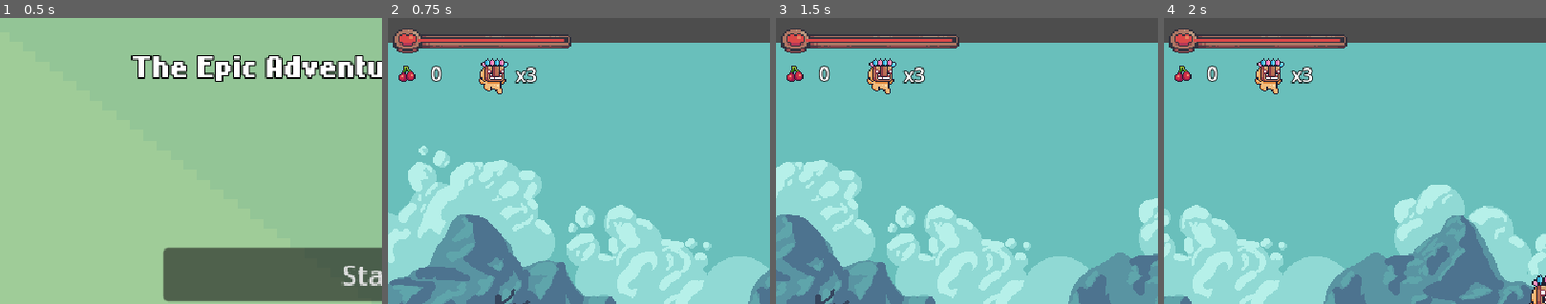
Above: before the commit, frames 1-4 (left to right).
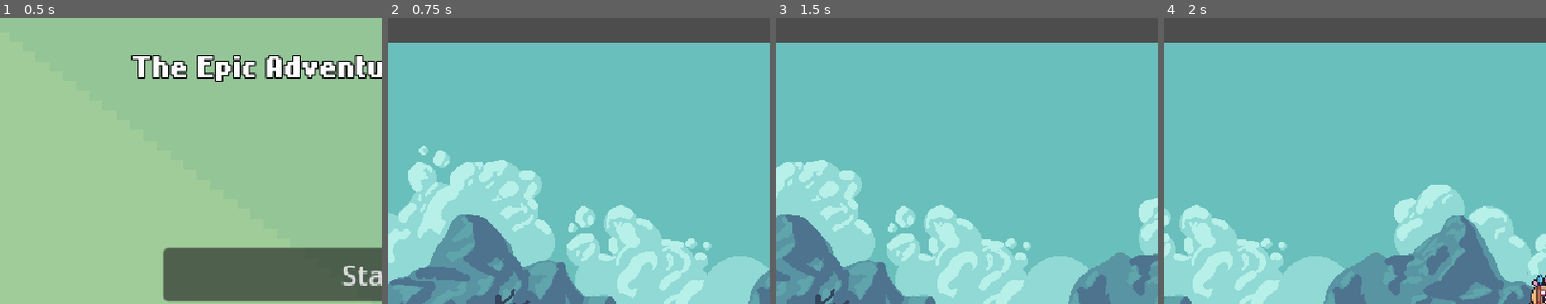
Above: after the commit, the same moments.

Repository: TheBasol/Mask-dude-adventure
Game: Godot game, scene res://main_menu.tscn
Same seed, same stepped clock (60 frames per second), same inputs: the game is played once before the commit and once after it.
Inputs:
- Up to frame 1 (0.5 s): no input
- Up to frame 2 (0.75 s): click "Start" at 0.5 s
- Up to frame 3 (1.5 s): tap Enter (ui_accept) at 1.25 s; hold Right (ui_right) from 1.28 s (still down); tap Z (dash) at 1.35 s
- Up to frame 4 (2 s): keep holding Right (ui_right); tap Enter (ui_accept) at 1.52 s
The pictures show only the part of the screen within x 0-50%, y 0-50%; the shares and areas given below are measured in that part.

Frame 1 is identical in both runs. In frame 2, 3.7% of the frame differs, in the area x 1-48%, y 3-27%; in frame 3, 3.7%; in frame 4, 3.7%.

Commit message:
fix(player)
Allow wall grabbing when falling without input

Diff:
--- a/Player/Player.tscn
+++ b/Player/Player.tscn
@@ -183,6 +183,21 @@
 shader_parameter/screen_width = 640.0
 shader_parameter/screen_height = 480.0
 
+[sub_resource type="Animation" id="Animation_3nb2p"]
+length = 0.001
+tracks/0/type = "value"
+tracks/0/imported = false
+tracks/0/enabled = true
+tracks/0/path = NodePath("TransitionColorRect:material:shader_parameter/circle_size")
+tracks/0/interp = 1
+tracks/0/loop_wrap = true
+tracks/0/keys = {
+"times": PackedFloat32Array(0),
+"transitions": PackedFloat32Array(1),
+"update": 0,
+"values": [0.0]
+}
+
 [sub_resource type="Animation" id="Animation_8sa4y"]
 resource_name = "Transition_Anim"
 length = 0.3
@@ -199,21 +214,6 @@
 "values": [0.0, 1.5]
 }
 
-[sub_resource type="Animation" id="Animation_3nb2p"]
-length = 0.001
-tracks/0/type = "value"
-tracks/0/imported = false
-tracks/0/enabled = true
-tracks/0/path = NodePath("TransitionColorRect:material:shader_parameter/circle_size")
-tracks/0/interp = 1
-tracks/0/loop_wrap = true
-tracks/0/keys = {
-"times": PackedFloat32Array(0),
-"transitions": PackedFloat32Array(1),
-"update": 0,
-"values": [0.0]
-}
-
 [sub_resource type="AnimationLibrary" id="AnimationLibrary_d7xyo"]
 _data = {
 &"RESET": SubResource("Animation_3nb2p"),
@@ -245,6 +245,7 @@
 script = ExtResource("3_tok1r")
 
 [node name="PlayerGUI" type="CanvasLayer" parent="."]
+visible = false
 
 [node name="HBoxContainer" type="HBoxContainer" parent="PlayerGUI"]
 offset_top = 31.0
@@ -375,5 +376,17 @@
 position = Vector2(0, 3)
 shape = SubResource("RectangleShape2D_0j2ni")
 
+[node name="WallSlide" type="Node2D" parent="."]
+
+[node name="WallRayCastTop" type="RayCast2D" parent="WallSlide"]
+position = Vector2(1, -8)
+target_position = Vector2(18, 0)
+collision_mask = 4
+
+[node name="WallRayCastBottom" type="RayCast2D" parent="WallSlide"]
+position = Vector2(1, 13)
+target_position = Vector2(18, 0)
+collision_mask = 4
+
 [connection signal="animation_finished" from="AnimationPlayer" to="StateMachine/TakeDamage" method="_on_animation_player_animation_finished"]
 [connection signal="timeout" from="StateMachine/Dash/DashTimer" to="StateMachine/Dash" method="_on_dash_timer_timeout"]
--- a/Scenes/world.tscn
+++ b/Scenes/world.tscn
@@ -479,3 +479,5 @@
 [node name="FallDamage2" parent="FallDamageContainer" instance=ExtResource("12_7yui6")]
 position = Vector2(1919, 535)
 scale = Vector2(1.6799951, 1)
+
+[editable path="Player"]
--- a/Scripts/StateMachine/dash.gd
+++ b/Scripts/StateMachine/dash.gd
@@ -19,13 +19,20 @@
 	player.canDash = false
 
 func state_physics_process(delta):
+	var direction = Input.get_axis("ui_left","ui_right")
+	player.sprite_2d.flip_h = direction < 0 if direction != 0 else player.sprite_2d.flip_h
+
+	if direction != 0:
+		player.wall_ray_cast_top.target_position.x = player.wall_ray_cast_top.target_position.x * direction
+		player.wall_ray_cast_bottom.target_position.x = player.wall_ray_cast_bottom.target_position.x * direction
+
 	player.move_and_slide()
 
 
 func _on_dash_timer_timeout() -> void:
 	if player.is_on_floor():
 		state_machine.transition_to("Idle")
-	elif player.is_on_wall():
+	elif player.is_on_valid_wall():
 		state_machine.transition_to("WallSlide")
 	elif !player.is_on_floor():
 		state_machine.transition_to("InAir")
--- a/Scripts/StateMachine/in_air.gd
+++ b/Scripts/StateMachine/in_air.gd
@@ -19,7 +19,18 @@
 
 func state_physics_process(delta):
 	var direction = Input.get_axis("ui_left","ui_right")
+
+	# Esta parte sigue igual, actualiza la orientación del sprite si hay input
 	player.sprite_2d.flip_h = direction < 0 if direction != 0 else player.sprite_2d.flip_h
+
+	# --- NUEVA LÓGICA MEJORADA PARA LOS RAYCASTS ---
+	# 1. Determinamos la dirección en la que mira el personaje (-1 para izquierda, 1 para derecha)
+	var facing_direction = -1 if player.sprite_2d.flip_h else 1
+
+	player.wall_ray_cast_top.target_position.x = abs(player.wall_ray_cast_top.target_position.x) * facing_direction
+	player.wall_ray_cast_bottom.target_position.x = abs(player.wall_ray_cast_bottom.target_position.x) * facing_direction
+	# ------------------------------------
+
 	player.velocity.x = direction * player.speed
 	player.velocity.y += player.gravity
 	player.move_and_slide()
@@ -34,12 +45,12 @@
 	elif hasJump and Input.is_action_just_pressed("ui_accept") and player.jumpsNumber > 0:
 		state_machine.transition_to("InAir",{Jump = true})
 		hasJump = false
-	#coyotejump
 	elif !$CoyoteTimer.is_stopped() and Input.is_action_just_pressed("ui_accept") and player.jumpsNumber > 0:
 		print("coyote")
 		state_machine.transition_to("InAir",{Jump = true})
-	elif player.is_on_wall():
+	elif player.is_on_valid_wall():
 		state_machine.transition_to("WallSlide")
+
 	elif Input.is_action_just_pressed("ui_accept"):
 		$BufferJumpTimer.start()
 	elif Input.is_action_just_pressed("dash") and player.canDash:
--- a/Scripts/player.gd
+++ b/Scripts/player.gd
@@ -21,6 +21,8 @@
 @onready var state_machine: StateMachine = $StateMachine
 @onready var gui_animation_player: AnimationPlayer = $PlayerGUI/AnimationPlayer
 @onready var lifes_ui: Label = $PlayerGUI/HBoxContainer2/Lifes
+@onready var wall_ray_cast_top: RayCast2D = $WallSlide/WallRayCastTop
+@onready var wall_ray_cast_bottom: RayCast2D = $WallSlide/WallRayCastBottom
 
 
 
@@ -61,7 +63,9 @@
 
 	Save.save_data()
 
-
+func is_on_valid_wall() -> bool:
+	# Retorna true solo si ambos rayos están colisionando
+	return wall_ray_cast_top.is_colliding() and wall_ray_cast_bottom.is_colliding()
 
 func transition_to_scene(scene:String):
 	gui_animation_player.play("Transition_Anim")
